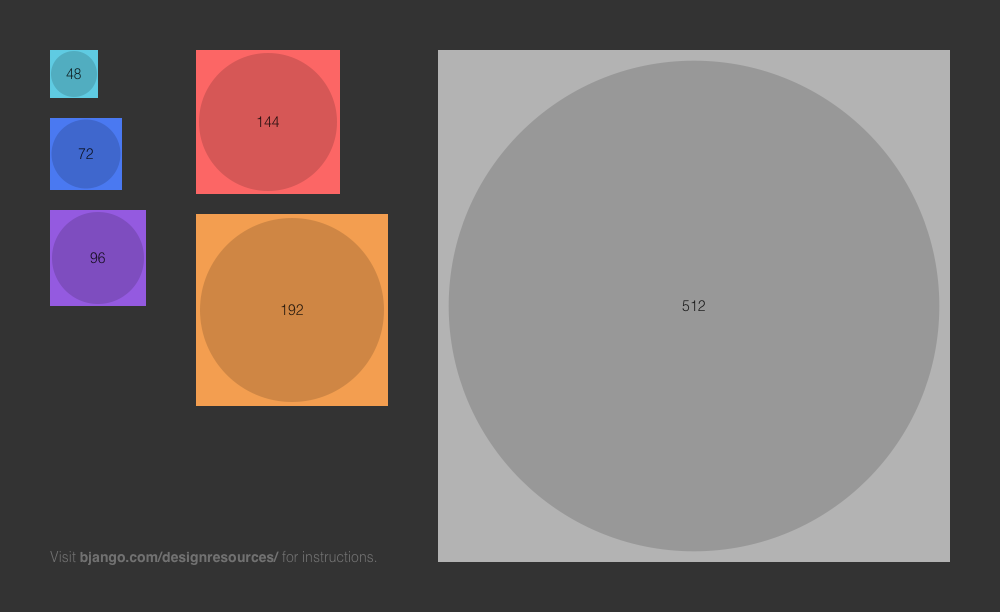
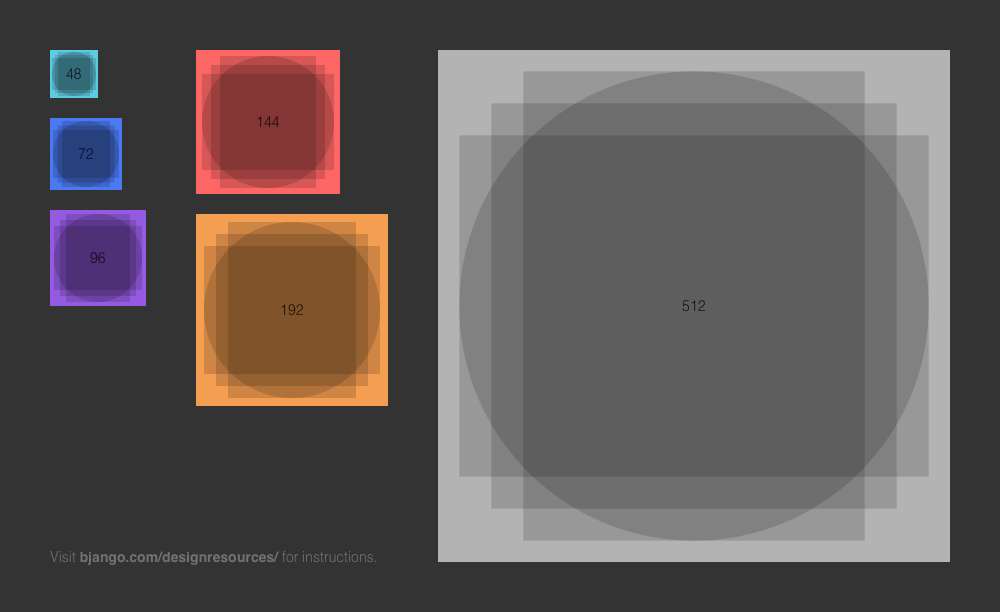
Revision of a layered 1000px x 612px image; what changed, layer by layer:
added layer "Square Icon Size" (15%) in group "Labels" over [55, 55, 897, 509]
added layer "Vertical Icon Size" (15%) in group "Labels" over [58, 52, 865, 541]
added layer "Horiztonal Icon Size" (15%) in group "Labels" over [52, 58, 929, 477]
painted on "Circular Icon Size" over [51, 51, 940, 552]
painted on "Gradient" (1st of 6, in "Icon Artwork" › "48") over [51, 51, 97, 97]
painted on "Gradient" (2nd of 6, in "Icon Artwork" › "72") over [51, 119, 121, 189]
painted on "Gradient" (3rd of 6, in "Icon Artwork" › "96") over [52, 212, 144, 304]
painted on "Gradient" (4th of 6, in "Icon Artwork" › "144") over [199, 53, 337, 191]
painted on "Gradient" (5th of 6, in "Icon Artwork" › "192") over [200, 218, 384, 402]
painted on "Gradient" (6th of 6, in "Icon Artwork" › "512") over [448, 60, 940, 552]
